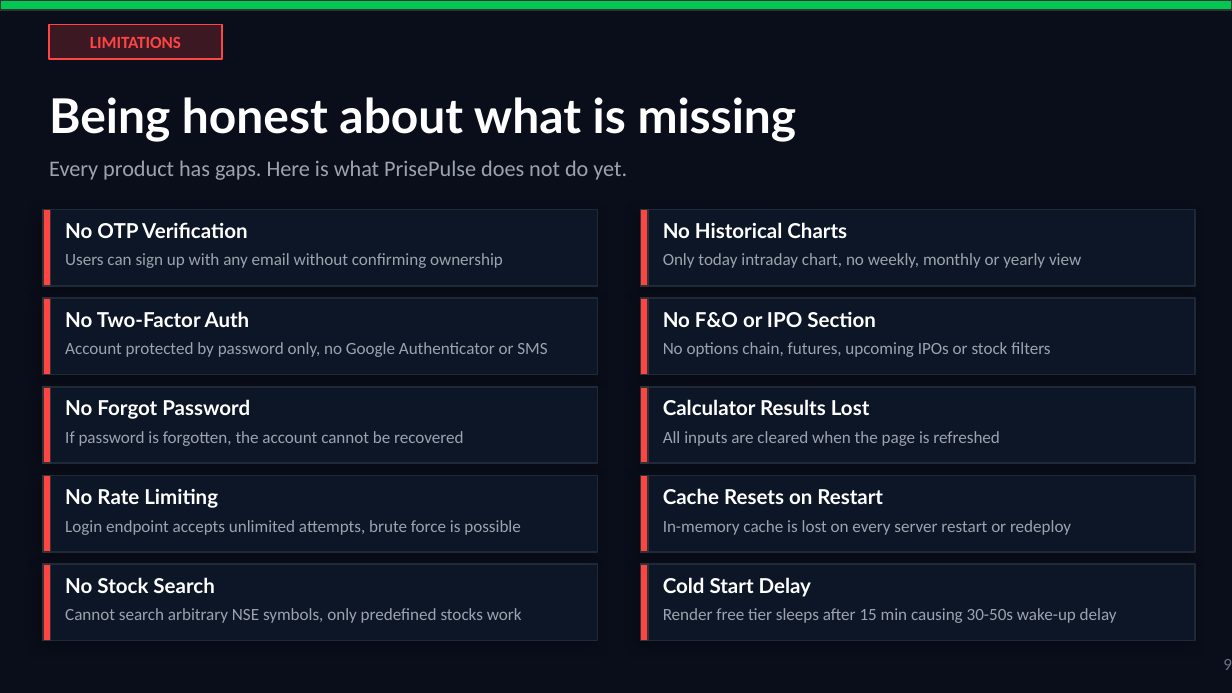
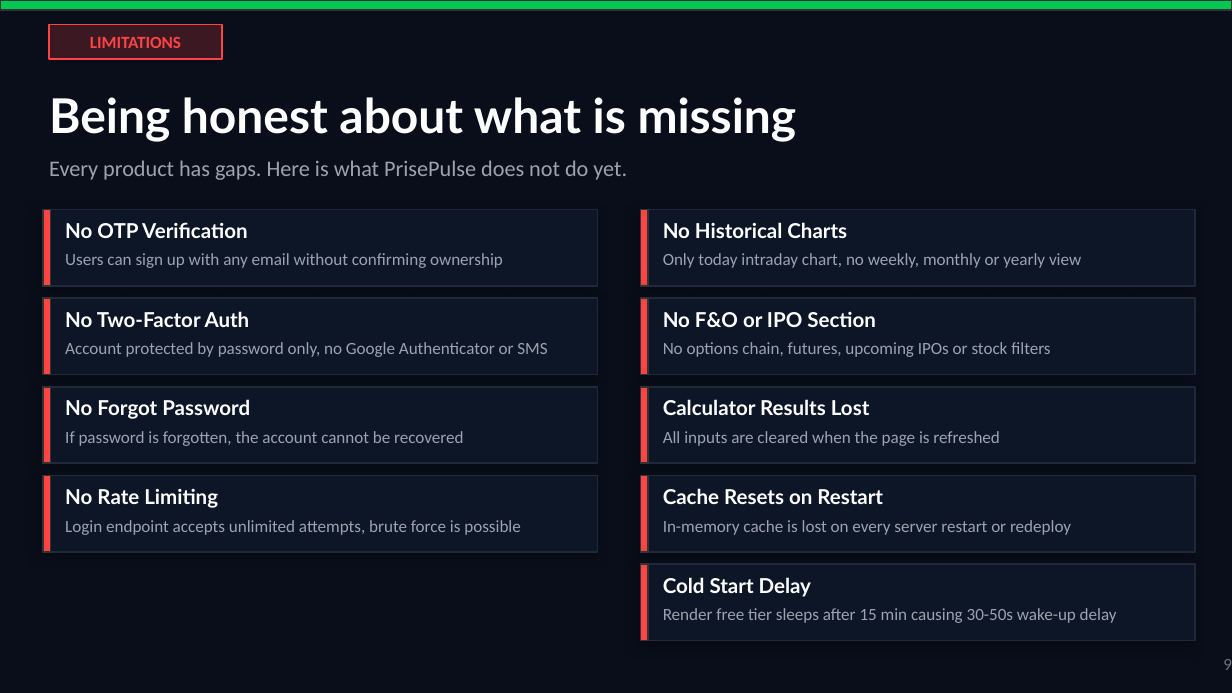
Before and after one commit to Krish-065/prisepulse, a slide deck: slide 9 of PrisePulse_Presentation.pptx. Drawn at 1232x693 pixels with LibreOffice and Linux fonts; fonts in the diff are those of the drawing. Boxes give left, top, right and bottom in pixels: in the first picture for what was removed or moved away, otherwise in the second. Text is boxed around its words. In the diff, an @@ line names an element or a change of style, - is before the commit and + after.

```diff
--- a/PrisePulse_Presentation.pptx
+++ b/PrisePulse_Presentation.pptx
@@ rectangle removed at bbox=[43, 564, 598, 641] @@
@@ rectangle removed at bbox=[43, 564, 51, 641] @@
@@ text removed at bbox=[65, 577, 214, 593] @@
-No Stock Search
@@ text removed at bbox=[65, 608, 522, 623] @@
-Cannot search arbitrary NSE symbols, only predefined stocks work
```
Also in this commit, not shown: 1 other file.
